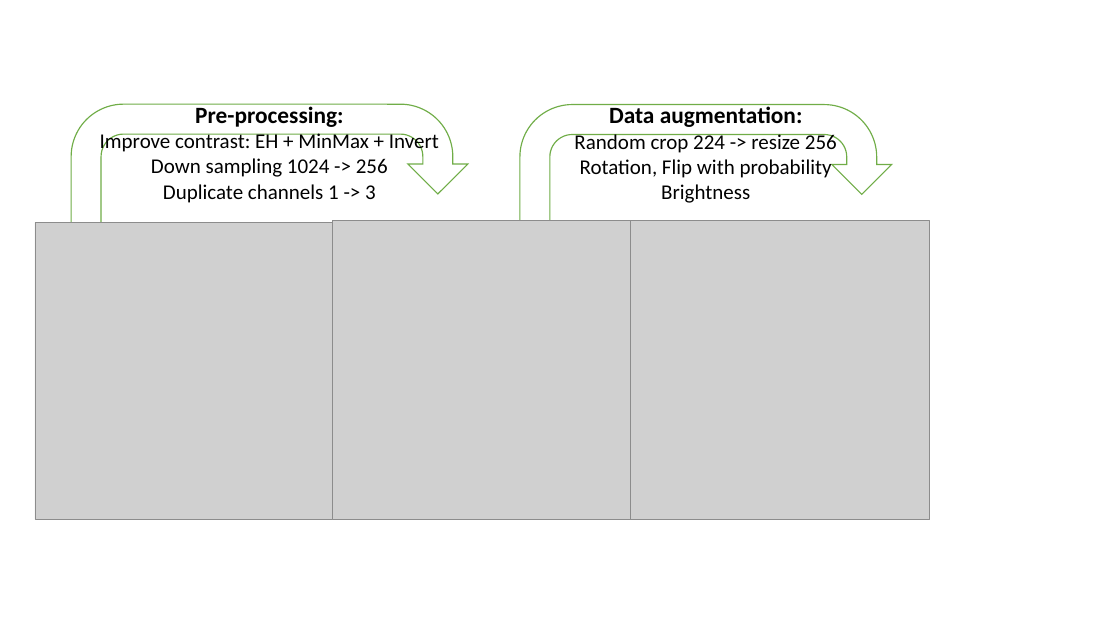
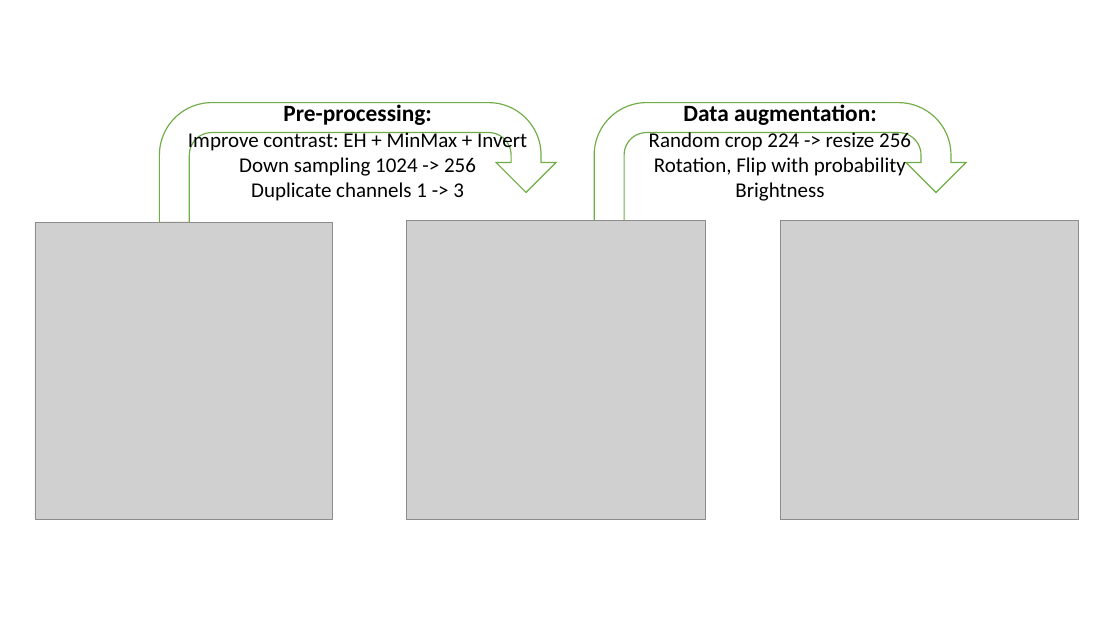
Before and after one commit to yanzhen0923/dl4cvproject, a slide deck: slide 1 of doc/poster/assets/aug_picture.pptx. Drawn at 1120x630 pixels with LibreOffice and Linux fonts; fonts in the diff are those of the drawing; grey boxes stand for pictures. Boxes give left, top, right and bottom in pixels: in the first picture for what was removed or moved away, otherwise in the second. Text is boxed around its words. In the diff, an @@ line names an element or a change of style, - is before the commit and + after.

```diff
--- a/doc/poster/assets/aug_picture.pptx
+++ b/doc/poster/assets/aug_picture.pptx
@@ uturn arrow "Pre-processing:": place and size @@
-uturn arrow "Pre-processing:" at [71,104,468,224]
+uturn arrow "Pre-processing:" at [160,103,556,223]
@@ uturn arrow "Data augmentation:": place and size @@
-uturn arrow "Data augmentation:" at [520,105,892,225]
+uturn arrow "Data augmentation:" at [594,103,966,223]
@@ picture: place and size @@
-picture at [332,221,631,520]
+picture at [407,221,706,520]
@@ picture: place and size @@
-picture at [631,221,930,520]
+picture at [781,221,1080,520]
```
Also in this commit, not shown: 36 other files.
